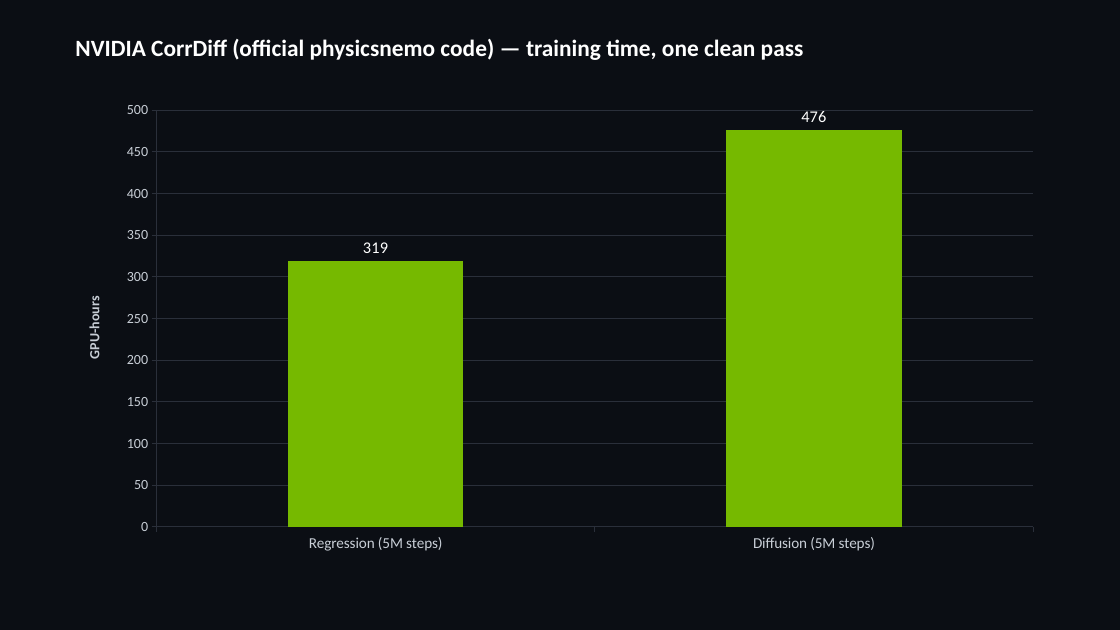
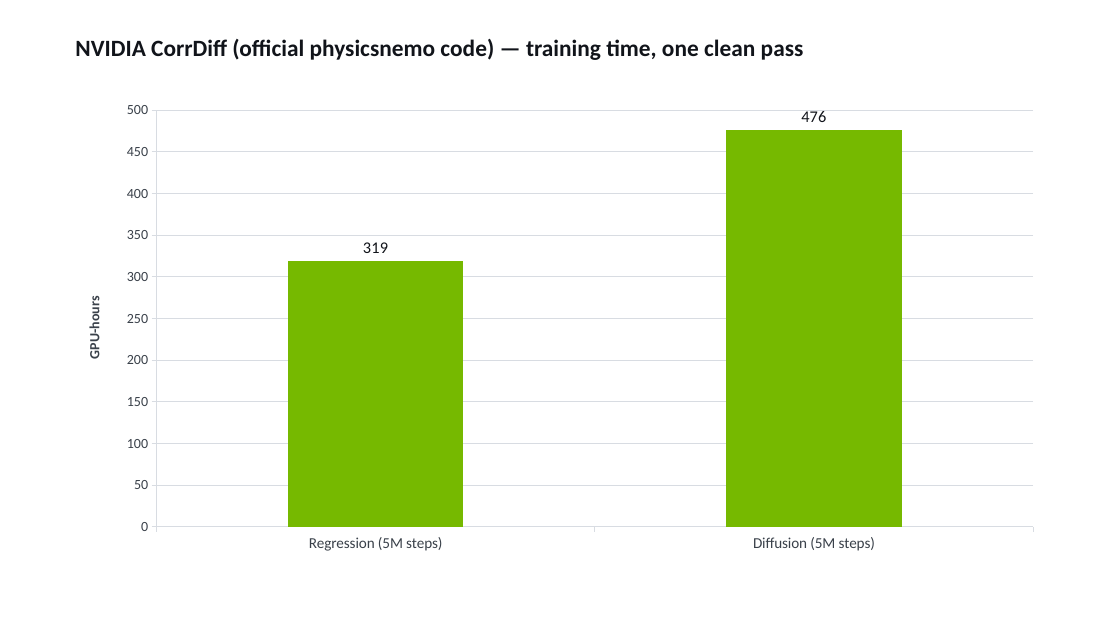
Before and after one commit to milhud/diffusion_downscaling_model, a slide deck: slide 7 of results/corrdiff_comparison/corrdiff_benchmark_slides.pptx. Drawn at 1120x630 pixels with LibreOffice and Linux fonts; fonts in the diff are those of the drawing. Boxes give left, top, right and bottom in pixels: in the first picture for what was removed or moved away, otherwise in the second. Text is boxed around its words. In the diff, an @@ line names an element or a change of style, - is before the commit and + after.

Commit message:
Switch slide deck to white background for Google Slides import

```diff
--- a/results/corrdiff_comparison/corrdiff_benchmark_slides.pptx
+++ b/results/corrdiff_comparison/corrdiff_benchmark_slides.pptx
@@ background #0B0E14 to #FFFFFF @@
@@ text "NVIDIA CorrDiff (official physicsnemo code) ..." at [75,39,804,60]: text colour #FFFFFF to #11141A @@
@@ column chart at [67,92,1053,563] @@
@@ data labels of Series 1 changed @@
@@ category axis changed @@
@@ value axis changed @@
```
Also in this commit, not shown: 21 other slides changed.
